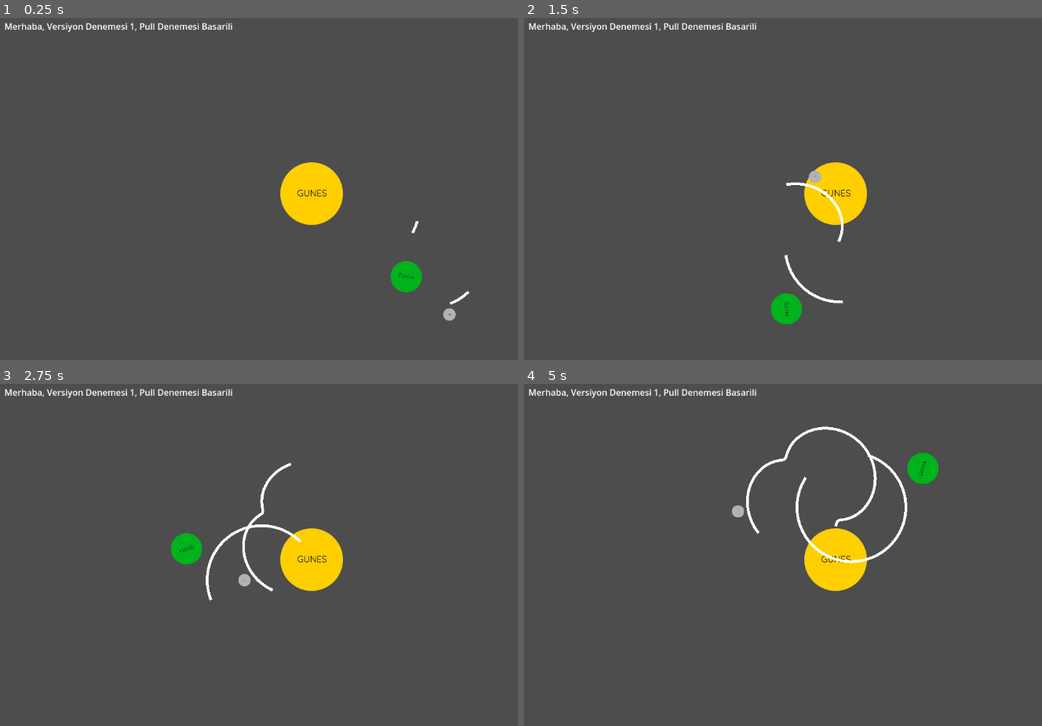
Above: before the commit, frames 1-4 (two rows, left to right).
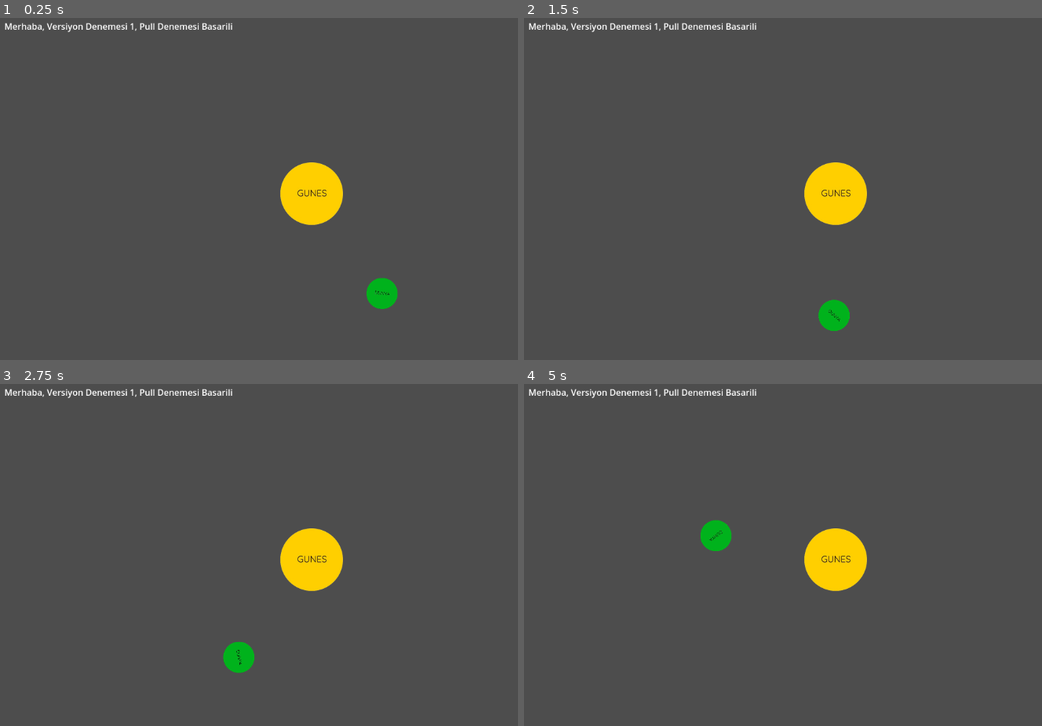
Above: after the commit, the same moments.

Repository: Ramen097/Godot-1
Game: Godot game, scene res://Scenes/world.tscn
Same seed, same stepped clock (60 frames per second), same inputs: the game is played once before the commit and once after it. Before the commit the project starts from res://world.tscn.
Inputs:
- Up to frame 1 (0.25 s): no input
- Up to frame 2 (1.5 s): no input
- Up to frame 3 (2.75 s): no input
- Up to frame 4 (5 s): no input

The runs differ from the first frame. In frame 1, 1.0% of the frame differs, in the area x 70-91%, y 59-89%; in frame 2, 1.2%; in frame 3, 1.5%; in frame 4, 2.0%, in the area x 34-80%, y 12-53%.

Commit message:
test

Diff:
--- /dev/null
+++ b/Scenes/earth.gd
@@ -0,0 +1,11 @@
+extends Node2D
+
+
+# Called when the node enters the scene tree for the first time.
+func _ready() -> void:
+	pass # Replace with function body.
+
+
+# Called every frame. 'delta' is the elapsed time since the previous frame.
+func _process(delta: float) -> void:
+	pass
--- /dev/null
+++ b/Scenes/gravity.gd
@@ -0,0 +1,29 @@
+extends RigidBody2D
+
+# Declare a variable to hold the reference to the Sun Node2D
+var sun = get_parent().get_node("Sun/SunSprite")
+
+# Define gravity constant
+const G = 100
+func _ready():
+	if sun ==null:
+		print("Sun Not FOund")
+	else:
+		print("sun Pos not found")
+func _physics_process(_delta):
+	# Get the vector from Earth to Sun
+	var sun_position = sun.position
+	var direction = sun_position - position
+	var distance = direction.length()
+
+	if distance == 0:
+		return  # Prevent division by zero if the Earth is on top of the Sun
+
+	# Normalize the direction and calculate gravitational force
+	direction = direction.normalized()
+
+	# Apply gravity force (simplified)
+	var force = direction * G / (distance * distance)
+
+	# Apply the force to the Earth (central impulse based on force calculated)
+	apply_central_impulse(force)
--- /dev/null
+++ b/Scenes/menu.tscn
@@ -0,0 +1,28 @@
+[gd_scene load_steps=2 format=3 uid="uid://8rb2db6dvulr"]
+
+[ext_resource type="Script" path="res://Script/menu.gd" id="1_hf73t"]
+
+[node name="Node2D" type="Node2D"]
+script = ExtResource("1_hf73t")
+
+[node name="Control" type="Control" parent="."]
+layout_mode = 3
+anchors_preset = 0
+offset_right = 40.0
+offset_bottom = 40.0
+
+[node name="VBoxContainer" type="VBoxContainer" parent="Control"]
+layout_mode = 0
+offset_right = 58.0
+offset_bottom = 21.0
+
+[node name="startButton" type="Button" parent="Control/VBoxContainer"]
+layout_mode = 2
+text = "START"
+
+[node name="exitButton" type="Button" parent="Control/VBoxContainer"]
+layout_mode = 2
+text = "EXIT"
+
+[connection signal="pressed" from="Control/VBoxContainer/startButton" to="." method="_on_start_button_pressed"]
+[connection signal="pressed" from="Control/VBoxContainer/exitButton" to="." method="_on_exit_button_pressed"]
--- /dev/null
+++ b/Scenes/node_2d(solar_center).tscn
@@ -0,0 +1,25 @@
+[gd_scene load_steps=5 format=3 uid="uid://3ml7xfm1dmrn"]
+
+[ext_resource type="Script" path="res://Scenes/node_2d(sun).gd" id="1_agpgx"]
+[ext_resource type="Texture2D" uid="uid://clga28wj80tib" path="res://Sprites/GUNES.png" id="1_beeki"]
+[ext_resource type="Script" path="res://node_2d(earth_orbit).gd" id="2_j2vn1"]
+[ext_resource type="Texture2D" uid="uid://comomtivxoklq" path="res://Sprites/DUNYA.png" id="3_qaa5f"]
+
+[node name="Node2D(SolarCenter)" type="Node2D"]
+position = Vector2(266, 177)
+metadata/_edit_group_ = true
+
+[node name="Node2D(Sun)" type="Node2D" parent="."]
+script = ExtResource("1_agpgx")
+
+[node name="SunSprite" type="Sprite2D" parent="Node2D(Sun)"]
+texture = ExtResource("1_beeki")
+
+[node name="Node2D(EarthOrbit)" type="Node2D" parent="."]
+position = Vector2(787, 344)
+script = ExtResource("2_j2vn1")
+metadata/_edit_group_ = true
+
+[node name="EarthSprite" type="Sprite2D" parent="Node2D(EarthOrbit)"]
+scale = Vector2(0.5, 0.5)
+texture = ExtResource("3_qaa5f")
--- /dev/null
+++ b/Scenes/node_2d(sun).gd
@@ -0,0 +1,29 @@
+extends Node2D  # Extend Node2D since this is the Sun node
+
+# Speed of rotation (in radians per second)
+var rotation_speed = 1.0
+# Reference to the Earth node
+@onready var earth = get_node("Node2D(EarthOrbit)")  # Adjusted path to the Earth node
+
+# Orbit radius (distance from the Sun to Earth)
+var orbit_radius = 100.0
+
+func _ready():
+	# Check if the Earth node is found
+	if earth == null:
+		print("Earth node not found!")
+		return  # Exit if Earth node is not found
+
+	# Set the initial position of the Earth
+	earth.position = Vector2(orbit_radius, 0)  # Start at the right side of the Sun
+
+func _process(delta):
+	# Rotate the Earth's position around the Sun
+	var angle = rotation_speed * delta  # Calculate the angle to rotate
+
+	# Update Earth's position in a circular path around the Sun
+	var current_position = earth.position  # Get the current position of the Earth
+	current_position.x = cos(angle) * orbit_radius
+	current_position.y = sin(angle) * orbit_radius
+
+	earth.position = current_position  # Apply the new position to the Earth
--- /dev/null
+++ b/Scenes/world.tscn
@@ -0,0 +1,31 @@
+[gd_scene load_steps=4 format=3 uid="uid://dqg3g8v01nx24"]
+
+[ext_resource type="Script" path="res://Script/world.gd" id="1_7iva7"]
+[ext_resource type="Texture2D" uid="uid://clga28wj80tib" path="res://Sprites/GUNES.png" id="2_0r5h5"]
+[ext_resource type="Texture2D" uid="uid://comomtivxoklq" path="res://Sprites/DUNYA.png" id="3_a8bme"]
+
+[node name="Node2D" type="Node2D"]
+script = ExtResource("1_7iva7")
+earth_orbit_speed = 0.5
+point_lifetime = 30
+
+[node name="Hello GitHub" type="RichTextLabel" parent="."]
+offset_left = 11.0
+offset_top = 5.0
+offset_right = 484.0
+offset_bottom = 185.0
+text = "Merhaba, Versiyon Denemesi 1, Pull Denemesi Basarili"
+fit_content = true
+tab_size = 9
+
+[node name="Sun" type="Sprite2D" parent="."]
+position = Vector2(493, 285)
+texture = ExtResource("2_0r5h5")
+
+[node name="Earth" type="Node2D" parent="Sun"]
+position = Vector2(-493, -285)
+
+[node name="EarthSprite" type="Sprite2D" parent="Sun/Earth"]
+position = Vector2(102, 333)
+scale = Vector2(0.5, 0.5)
+texture = ExtResource("3_a8bme")
--- /dev/null
+++ b/Script/menu.gd
@@ -0,0 +1,13 @@
+extends Node2D
+
+
+
+func _on_start_button_pressed():
+	var error = get_tree().change_scene("res://Scenes/world.tscn")
+	if error != OK:
+		print("Failed to load scene. Error code: ", error)
+
+
+
+func _on_exit_button_pressed():
+	get_tree().quit()
--- /dev/null
+++ b/Script/world.gd
@@ -0,0 +1,26 @@
+extends Node2D
+
+@export var earth_orbit_speed = 1.0
+@export var moon_orbit_speed = 2
+@export var earth_distance_from_sun = 200.0
+@export var moon_distance_from_earth = 50.0
+@export var point_lifetime = 60  # Time in frames for how long points should remain visible (assuming 60 FPS ~ 1 second)
+
+
+func gunesOrtasi(): # Click -->
+	var screen_center = get_viewport_rect().size / 2 # Find the center of the screen
+
+	$Sun.position = screen_center # Move the Sun to the center of the screen
+	$Sun.scale = Vector2(0.5, 0.5) # Scale the Sun down to 0.5
+	print($Sun.position) # Show the position of the Sun
+
+# This function runs when the game starts
+func _ready():
+	gunesOrtasi()
+	$Sun/Earth.position = Vector2(earth_distance_from_sun, 0)
+
+# Called every frame. 'delta' is the elapsed time since the previous frame.
+func _process(delta):
+	# Earth orbits around the Sun
+	$Sun/Earth.rotation += earth_orbit_speed * delta
+	$Sun/Earth.position = Vector2(earth_distance_from_sun, 0).rotated($Sun/Earth.rotation)
--- /dev/null
+++ b/node_2d(earth_orbit).gd
@@ -0,0 +1,11 @@
+extends Node2D
+
+var rotation_speed = 1.0
+# Called when the node enters the scene tree for the first time.
+func _ready() -> void:
+	pass # Replace with function body.
+
+
+# Called every frame. 'delta' is the elapsed time since the previous frame.
+func _process(delta: float):
+	rotation += rotation_speed * delta
--- a/project.godot
+++ b/project.godot
@@ -11,6 +11,6 @@
 [application]
 
 config/name="Godot-1"
-run/main_scene="res://world.tscn"
+run/main_scene="res://Scenes/world.tscn"
 config/features=PackedStringArray("4.3", "Forward Plus")
-config/icon="res://icon.svg"
+config/icon="res://Sprites/icon.svg"
--- a/world.gd
+++ /dev/null
@@ -1,70 +0,0 @@
-extends Node2D
-
-@export var earth_orbit_speed = 1.0
-@export var moon_orbit_speed = 2.0
-@export var earth_distance_from_sun = 200.0
-@export var moon_distance_from_earth = 50.0
-@export var point_lifetime = 60  # Time in frames for how long points should remain visible (assuming 60 FPS ~ 1 second)
-
-# Arrays to hold the points
-var earth_orbit_points = []
-var moon_orbit_points = []
-var earth_orbit_timers = []
-var moon_orbit_timers = []
-
-func gunesOrtasi(): # Click -->
-	var screen_center = get_viewport_rect().size / 2 # Find the center of the screen
-
-	$Sun.position = screen_center # Move the Sun to the center of the screen
-	$Sun.scale = Vector2(0.5, 0.5) # Scale the Sun down to 0.5
-	print($Sun.position) # Show the position of the Sun
-
-# This function runs when the game starts
-func _ready():
-	gunesOrtasi()
-	$Sun/Earth.position = Vector2(earth_distance_from_sun, 0)
-	$Sun/Earth/Moon.position = $Sun/Earth.position + Vector2(moon_distance_from_earth, 0).rotated($Sun/Earth.rotation)
-
-	# Clear existing points in the Line2D nodes
-	$Sun/Earth.get_node("EarthOrbit").clear_points()
-	$Sun/Earth/Moon.get_node("MoonOrbit").clear_points()
-
-# Called every frame. 'delta' is the elapsed time since the previous frame.
-func _process(delta):
-	# Earth orbits around the Sun
-	$Sun/Earth.rotation += earth_orbit_speed * delta
-	$Sun/Earth.position = Vector2(earth_distance_from_sun, 0).rotated($Sun/Earth.rotation)
-
-	# Add the Earth's current position to its orbit line
-	var earth_position = $Sun/Earth.position
-	$Sun/Earth.get_node("EarthOrbit").add_point(earth_position)
-	earth_orbit_points.append(earth_position)
-	earth_orbit_timers.append(0)  # Start a timer for this point
-
-	# Moon orbits around the Earth
-	$Sun/Earth/Moon.rotation += moon_orbit_speed * delta
-	var moon_position = $Sun/Earth.position + Vector2(moon_distance_from_earth, 0).rotated($Sun/Earth.rotation + $Sun/Earth/Moon.rotation)
-	$Sun/Earth/Moon.position = moon_position
-
-	# Add the Moon's current position to its orbit line
-	$Sun/Earth/Moon.get_node("MoonOrbit").add_point(moon_position)
-	moon_orbit_points.append(moon_position)
-	moon_orbit_timers.append(0)  # Start a timer for this point
-
-	# Update timers and remove old points for both orbits
-
-# Function to update timers and remove points older than point_lifetime
-func update_and_remove_points(points, timers, line_node):
-	# Check the size of timers to avoid index out of bounds
-	var i = 0
-	while i < timers.size():
-		timers[i] += 1  # Increment the timer for each point
-		if timers[i] > point_lifetime:  # Check if the point exceeds the lifetime
-			# Remove the point and timer at index i
-			points.remove_at(i)
-			timers.remove_at(i)
-			line_node.clear_points()  # Clear all points before re-adding the remaining ones
-			for p in points:
-				line_node.add_point(p)
-		else:
-			i += 1  # Only increment if no point was removed
--- a/world.tscn
+++ /dev/null
@@ -1,41 +0,0 @@
-[gd_scene load_steps=5 format=3 uid="uid://dqg3g8v01nx24"]
-
-[ext_resource type="Texture2D" uid="uid://clga28wj80tib" path="res://GUNES.png" id="1_1f2o8"]
-[ext_resource type="Script" path="res://world.gd" id="1_vliea"]
-[ext_resource type="Texture2D" uid="uid://comomtivxoklq" path="res://DUNYA.png" id="3_bko6l"]
-[ext_resource type="Texture2D" uid="uid://mp7hn8t3ojro" path="res://AY.png" id="4_cxk4o"]
-
-[node name="Node2D" type="Node2D"]
-script = ExtResource("1_vliea")
-
-[node name="Hello GitHub" type="RichTextLabel" parent="."]
-offset_left = 11.0
-offset_top = 5.0
-offset_right = 484.0
-offset_bottom = 185.0
-text = "Merhaba, Versiyon Denemesi 1, Pull Denemesi Basarili"
-fit_content = true
-tab_size = 9
-
-[node name="Sun" type="Sprite2D" parent="."]
-position = Vector2(493, 285)
-texture = ExtResource("1_1f2o8")
-
-[node name="Earth" type="Node2D" parent="Sun"]
-position = Vector2(-493, -285)
-
-[node name="EarthOrbit" type="Line2D" parent="Sun/Earth"]
-
-[node name="EarthSprite" type="Sprite2D" parent="Sun/Earth"]
-position = Vector2(212, 211)
-scale = Vector2(0.5, 0.5)
-texture = ExtResource("3_bko6l")
-
-[node name="Moon" type="Node2D" parent="Sun/Earth"]
-
-[node name="MoonSprite" type="Sprite2D" parent="Sun/Earth/Moon"]
-position = Vector2(256, 115)
-scale = Vector2(0.2, 0.2)
-texture = ExtResource("4_cxk4o")
-
-[node name="MoonOrbit" type="Line2D" parent="Sun/Earth/Moon"]
Renamed: logo.gd -> Script/logo.gd
Renamed: AY.png -> Sprites/AY.png
Not shown, changed: Sprites/AY.png.import
Renamed: DUNYA.png -> Sprites/DUNYA.png
Not shown, changed: Sprites/DUNYA.png.import
Renamed: GUNES.png -> Sprites/GUNES.png
Not shown, changed: Sprites/GUNES.png.import
Renamed: icon.svg -> Sprites/icon.svg
Not shown, changed: Sprites/icon.svg.import
Renamed: sparecharger shop.png -> Sprites/sparecharger shop.png
Not shown, changed: Sprites/sparecharger shop.png.import
